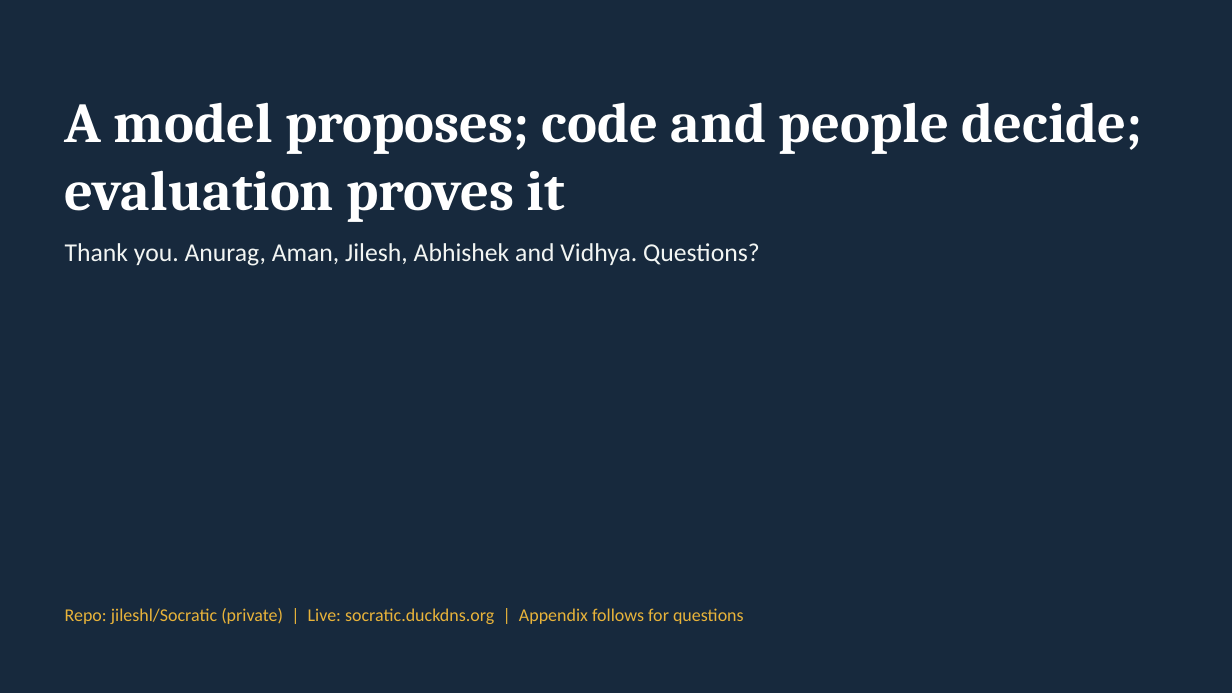
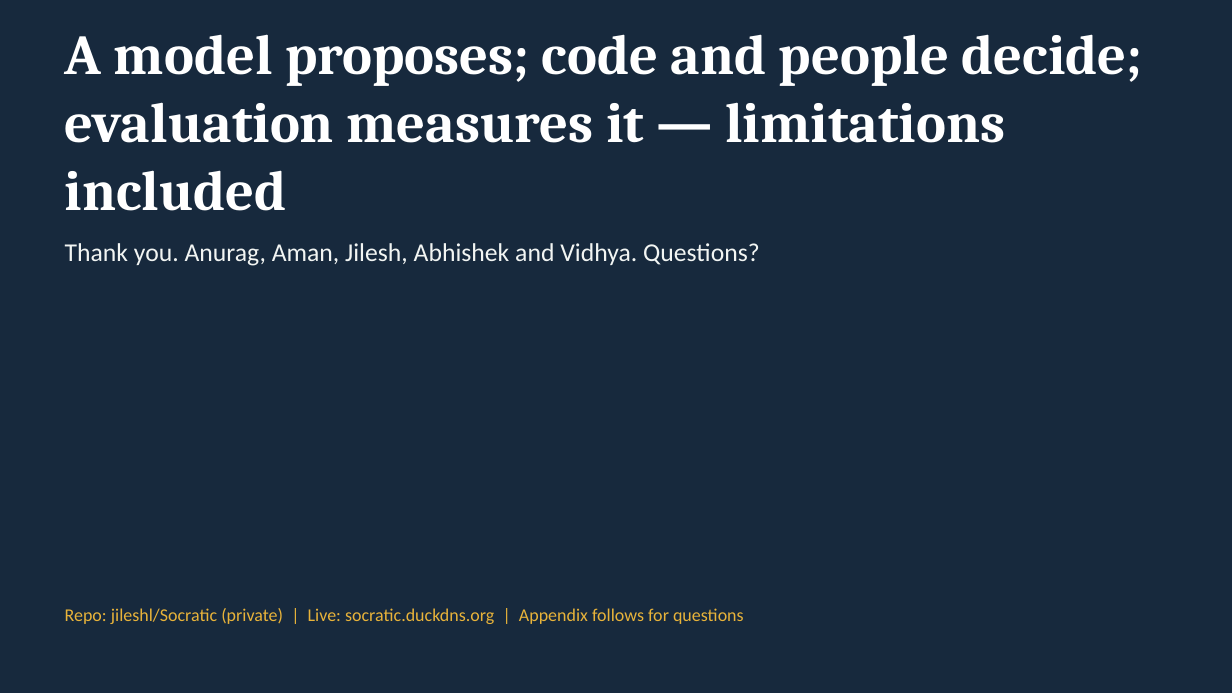
Before and after one commit to jileshl/Socratic, a slide deck: slide 20 of docs/Socratic_Tutor_Final_Presentation.pptx. Drawn at 1232x693 pixels with LibreOffice and Linux fonts; fonts in the diff are those of the drawing. Boxes give left, top, right and bottom in pixels: in the first picture for what was removed or moved away, otherwise in the second. Text is boxed around its words. In the diff, an @@ line names an element or a change of style, - is before the commit and + after.

Commit message:
docs: align presentation with evaluation evidence

```diff
--- a/docs/Socratic_Tutor_Final_Presentation.pptx
+++ b/docs/Socratic_Tutor_Final_Presentation.pptx
@@ title at (65, 34, 1142, 211): text changed @@
-A model proposes; code and people decide; evaluation proves it
+A model proposes; code and people decide; evaluation measures it — limitations included
```
Also in this commit, not shown: 3 other slides changed.
